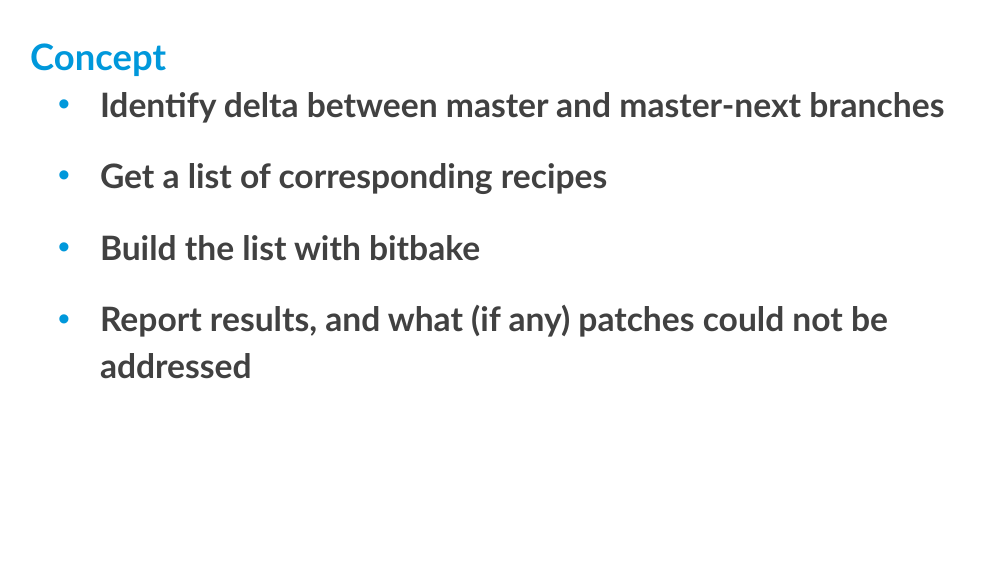
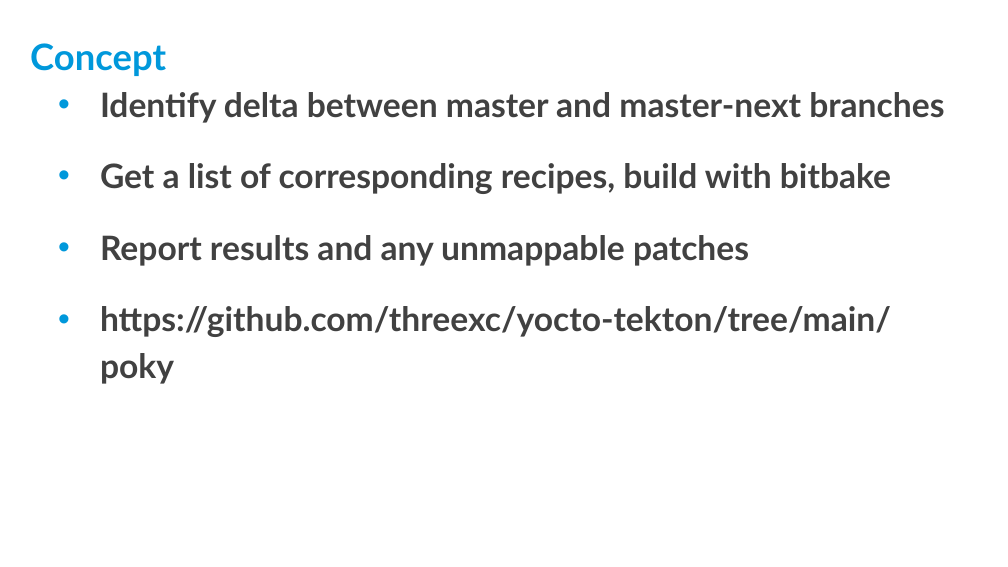
Before and after one commit to threexc/yocto-tekton, a slide deck: slide 18 of yddtalk/YP_DevDay_k8s_tekton.odp. Drawn at 1008x567 pixels with LibreOffice and Linux fonts; fonts in the diff are those of the drawing; background and template pictures are left out. Boxes give left, top, right and bottom in pixels: in the first picture for what was removed or moved away, otherwise in the second. Text is boxed around its words. In the diff, an @@ line names an element or a change of style, - is before the commit and + after.

```diff
--- a/yddtalk/YP_DevDay_k8s_tekton.odp
+++ b/yddtalk/YP_DevDay_k8s_tekton.odp
@@ text at [100, 163, 891, 384]: text changed @@
-• Get a list of corresponding recipes
-• Build the list with bitbake
-• Report results, and what (if any) patches could not be addressed
+• Get a list of corresponding recipes, build with bitbake
+• Report results and any unmappable patches
+• https://github.com/threexc/yocto-tekton/tree/main/poky
```
Also in this commit, not shown: 7 other slides changed.
